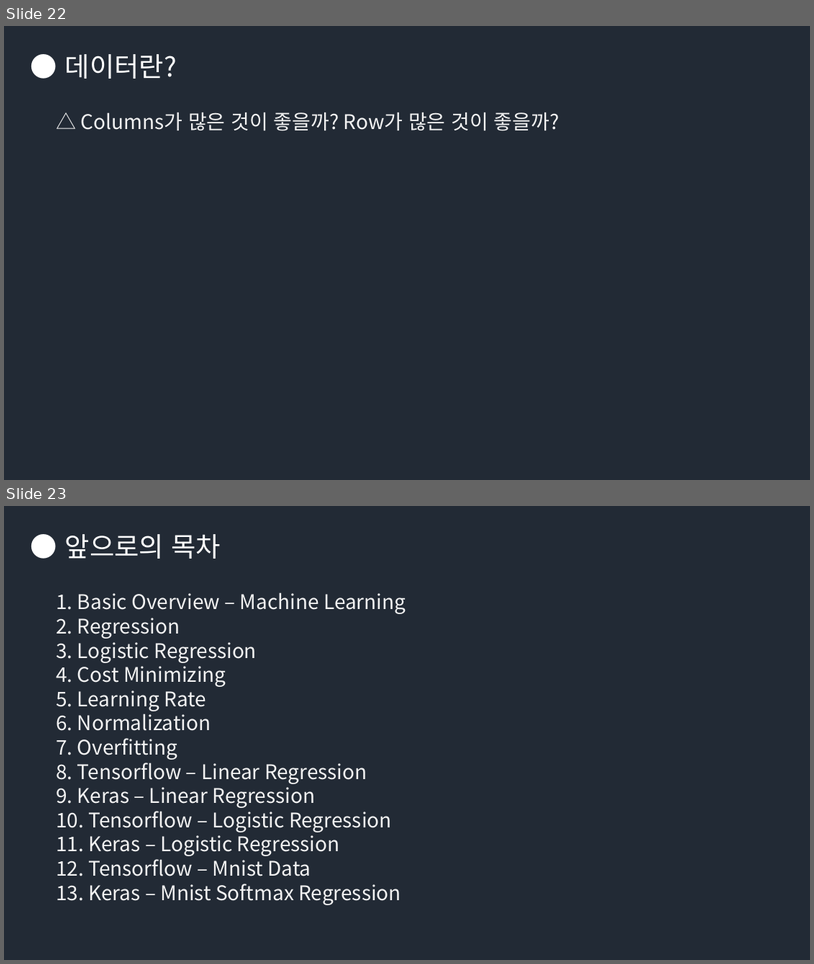
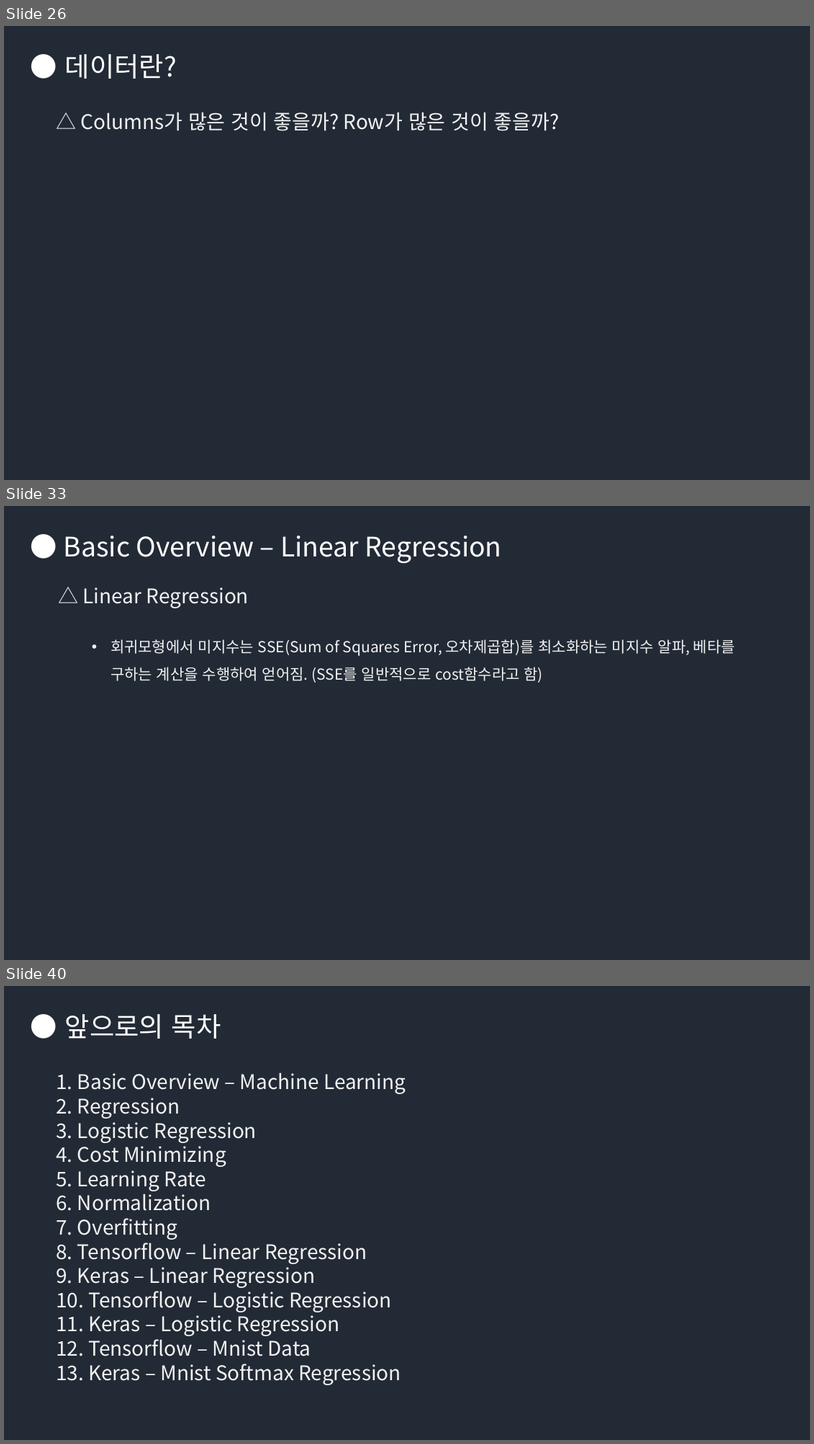
Before and after one commit to Groot-Space/Groot-space.github.io, a slide deck: assets/images/AI/데이터분석, 머신러닝, 딥러닝, AI.pptx. Shown one above the other, each under a label of ours: slides 22 and 23 before the commit, slides 26, 33 and 40 after it; the slides between them are not shown. The pictures are 814x964 and 814x1444 pixels, drawn with LibreOffice and Linux fonts; fonts in the diff are those of the drawing. Boxes give left, top, right and bottom in pixels: in the first picture for what was removed or moved away, otherwise in the second. Text is boxed around its words. In the diff, an @@ line names an element or a change of style, - is before the commit and + after.

```diff
--- a/assets/images/AI/데이터분석, 머신러닝, 딥러닝, AI.pptx
+++ b/assets/images/AI/데이터분석, 머신러닝, 딥러닝, AI.pptx
@@ slide 33 added at bbox=[4, 506, 810, 960], background #222A35 @@
@@ text added at bbox=[64, 536, 502, 564], 32 pt, text #FFFFFF @@
+● Basic Overview – Linear Regression
@@ text added at bbox=[83, 587, 249, 608], 24 pt, text #F2F2F2 @@
+△ Linear Regression
@@ text added at bbox=[111, 639, 736, 682], 18 pt, text #F2F2F2 @@
+• 회귀모형에서 미지수는 SSE(Sum of Squares Error, 오차제곱합)를 최소화하는 미지수 알파, 베타를 구하는 계산을 수행하여 얻어짐. (SSE를 일반적으로 cost함수라고 함)
@@ what was slide 22 is now slide 26 @@
@@ what was slide 23 is now slide 40 @@
```
Also in this commit, not shown: 3 slides changed, 16 other slides added.
